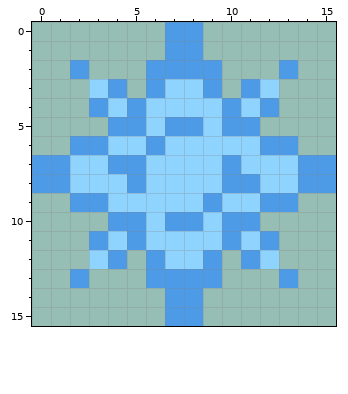
Pixel-art file: Assets/Sprites/Energy Icon.aseprite. The picture above was drawn from the file before the commit.
16x16 pixels, 1 frame.
After:
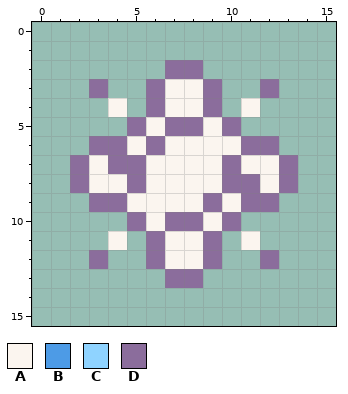
Palette (. is transparent): A #fbf5ef  B #4d9be6  C #8fd3ff  D #8b6d9c
Diff:
Changed rows in their new state; - is an unchanged pixel.
first column x 0:
 0 -------..-------
 1 -------..-------
 2 --.---.DD.---.--
 3 ---D.-DAAD-.D---
 4 ---.A.DAAD.A.---
 5 ----.DADDAD.----
 6 --.DDADAAAADD.--
 7 ..DADDAAAADAAD..
 8 ..DAADAAAADDAD..
 9 --.DDAAAADADD.--
10 ----.DADDAD.----
11 ---.A.DAAD.A.---
12 ---D.-DAAD-.D---
13 --.---.DD.---.--
14 -------..-------
15 -------..-------
